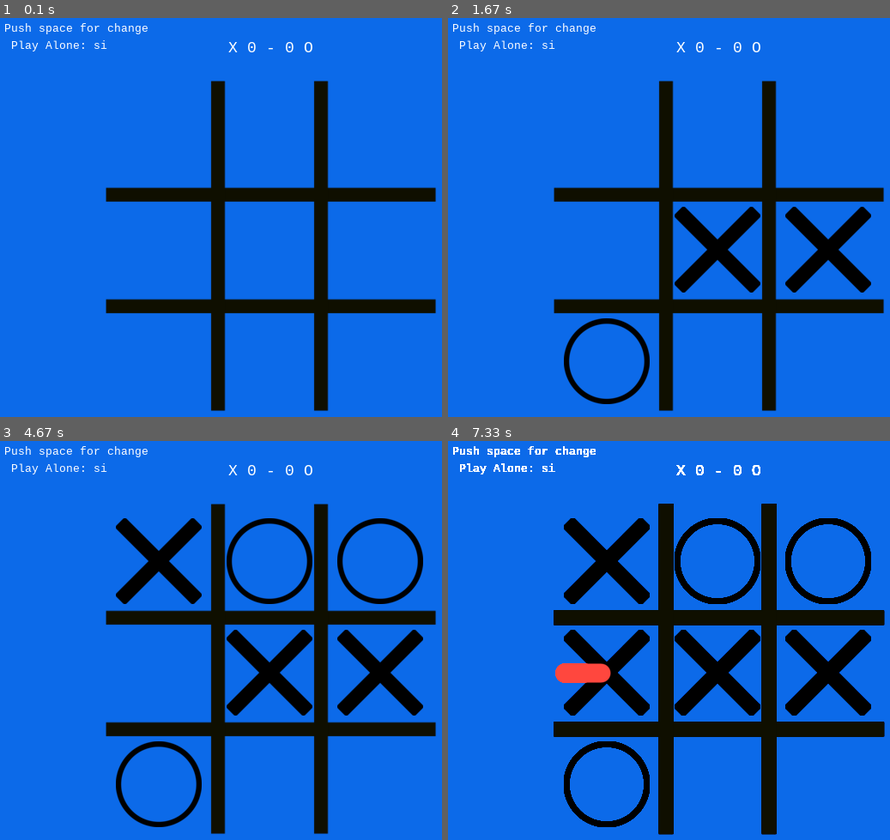
Above: before the commit, frames 1-4 (two rows, left to right).
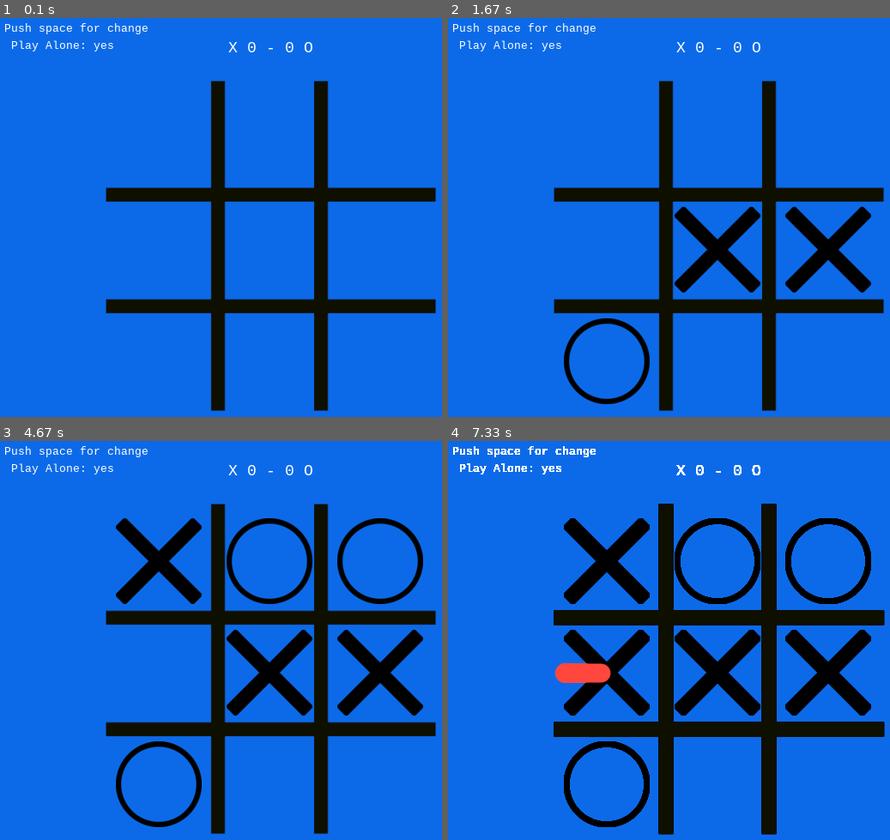
Above: after the commit, the same moments.

Repository: Ariiies/tictactoe
Game: pygame game, started from Pygame/TicTacToe/main.py
Same seed, same stepped clock (60 frames per second), same inputs: the game is played once before the commit and once after it.
Inputs (mouse positions are in pixels of both pictures, inside the frame that each line leads up to):
- Up to frame 1 (0.1 s): no input
- Up to frame 2 (1.67 s): click (730, 237) at 0.38 s; tap Space at 0.67, 1.07 s; click (797, 277) at 1.55 s
- Up to frame 3 (4.67 s): move the mouse to (145, 572) at 1.87 s; tap Space at 1.9, 4.5 s; move the mouse to (265, 584) at 2.17 s; click (265, 584) at 2.37 s; click (203, 568) at 2.75 s; click (402, 580) at 4.15 s
- Up to frame 4 (7.33 s): tap Space at 5.27, 6.33 s; click (620, 692) at 7.22 s

The runs differ from the first frame. In frame 1, less than 0.1% of the frame differs, in the area x 21-26%, y 5-9%; in frame 2, less than 0.1%; in frame 3, less than 0.1%; in frame 4, less than 0.1%.

Commit message:
an lithe update for the patch of images

Diff:
--- a/Pygame/TicTacToe/Clases/clases.py
+++ b/Pygame/TicTacToe/Clases/clases.py
@@ -3,10 +3,11 @@
 Turno = True
 # classes for the game
 # classes for put the lines on the board
+patch = r"C:\Users\luisa\projects\03-Tic-Tac-Toe\Pygame\TicTacToe\img/" # my rute for the imgages
 class Line1():
     def __init__(self, Screen):
-        self.linea1 = pygame.image.load(r'C:\Users\luisa\OneDrive\Escritorio\Web\14-Master Python\07-PyGame\TicTacToe/img/LineaNegra1.png')
-        self.linea2 = pygame.image.load(r'C:\Users\luisa\OneDrive\Escritorio\Web\14-Master Python\07-PyGame\TicTacToe/img/LineaNegra2.png')
+        self.linea1 = pygame.image.load(patch+'LineaNegra1.png')
+        self.linea2 = pygame.image.load(patch+'LineaNegra2.png')
         self.Screen = Screen
     def Poner(self,COO):
         self.Screen.blit(self.linea1,COO)
@@ -18,7 +19,7 @@
 class WinLine(pygame.sprite.Sprite):
     def __init__(self, X, Y):
         super().__init__()
-        self.image = pygame.image.load(r'C:\Users\luisa\OneDrive\Escritorio\Web\14-Master Python\07-PyGame\TicTacToe/img/red.png')
+        self.image = pygame.image.load(patch+'red.png')
         self.rect = self.image.get_rect()
         self.rect.centerx = X
         self.rect.centery = Y
@@ -27,7 +28,7 @@
 class Equis(pygame.sprite.Sprite):
     def __init__(self, Position):
         super().__init__()
-        self.image = pygame.image.load(r'C:\Users\luisa\OneDrive\Escritorio\Web\14-Master Python\07-PyGame\TicTacToe/img/equis.png')
+        self.image = pygame.image.load(patch+'equis.png')
         self.rect = self.image.get_rect()
         self.rect.x, self.rect.y = Position
         self.speed = [0,0]
@@ -35,7 +36,7 @@
 class Circulo(pygame.sprite.Sprite):
     def __init__(self, Position):
         super().__init__()
-        self.image = pygame.image.load(r'C:\Users\luisa\OneDrive\Escritorio\Web\14-Master Python\07-PyGame\TicTacToe/img/circulo.png')
+        self.image = pygame.image.load(patch+'circulo.png')
         self.rect = self.image.get_rect()
         self.rect.x, self.rect.y = Position
         self.speed = [0,0]
--- a/Pygame/TicTacToe/main.py
+++ b/Pygame/TicTacToe/main.py
@@ -13,7 +13,7 @@
 # function to put elements on the board
 def PutTable():
     if not Mode:
-        mode = "si"
+        mode = "yes"
     else:
         mode="no"
     # point text
